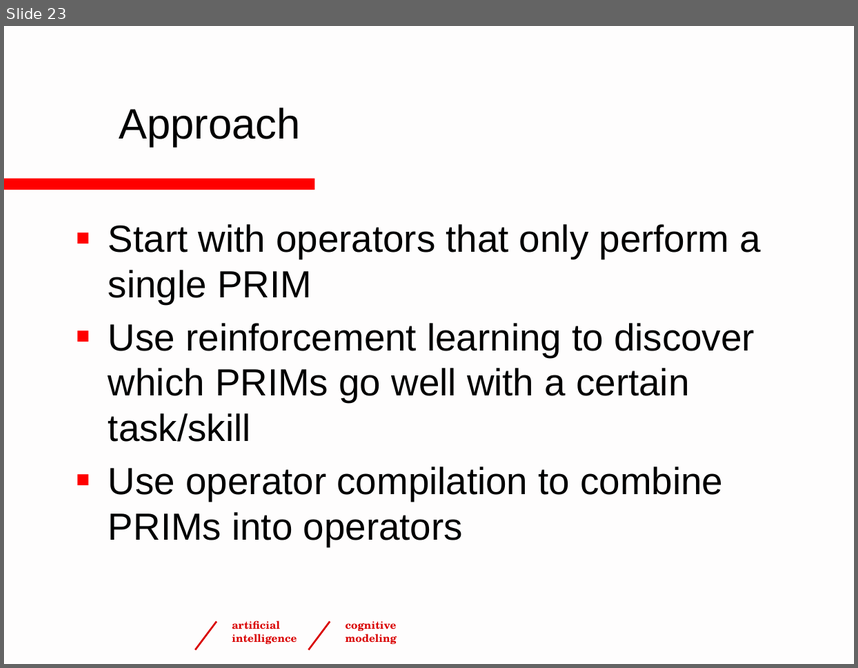
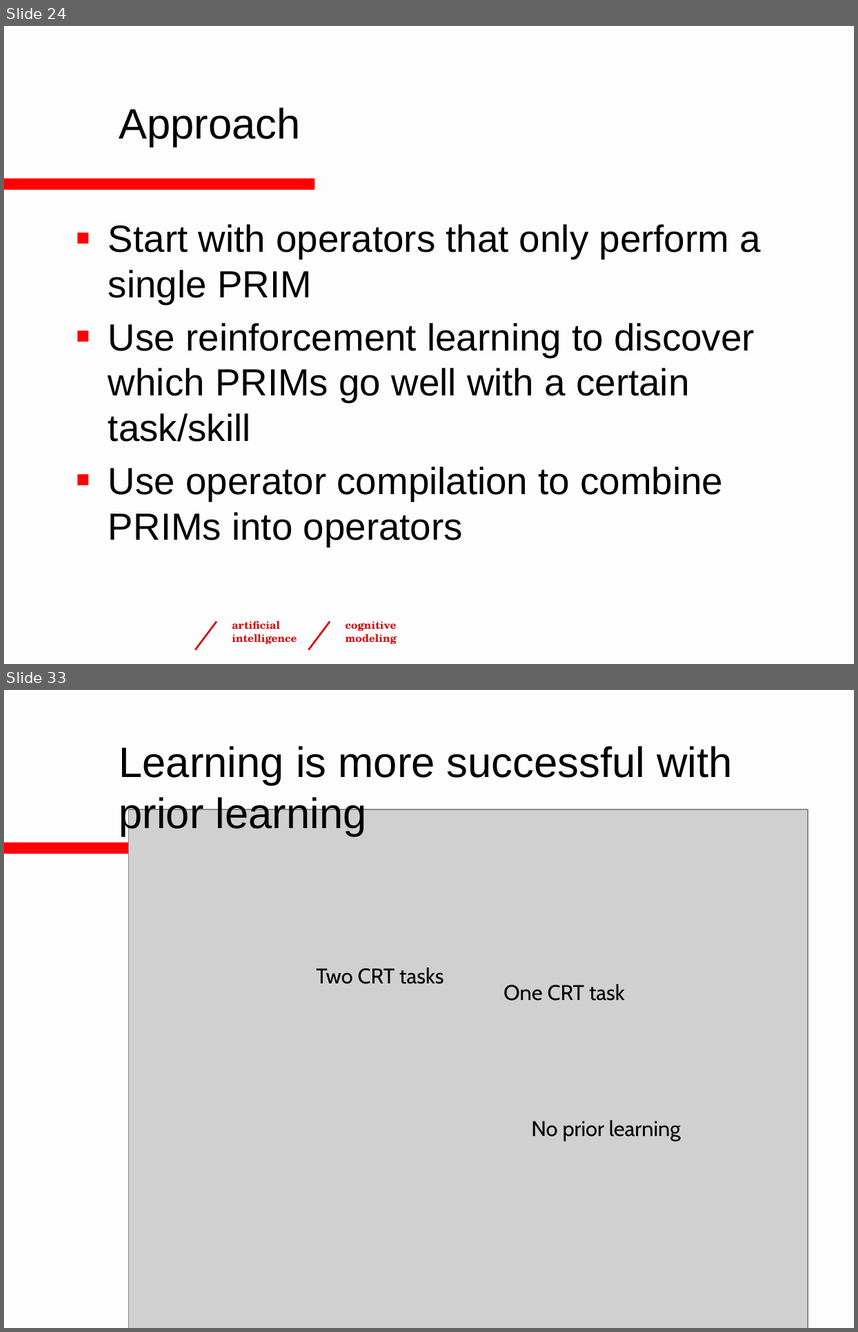
Before and after one commit to ntaatgen/PRIMs-Tutorial, a slide deck: PRIMsTutorial4.pptx. Shown one above the other, each under a label of ours: slide 23 before the commit, slides 24 and 33 after it; the slides between them are not shown. The pictures are 858x668 and 858x1332 pixels, drawn with LibreOffice and Linux fonts; fonts in the diff are those of the drawing; grey boxes stand for pictures; background and template pictures are left out. Boxes give left, top, right and bottom in pixels: in the first picture for what was removed or moved away, otherwise in the second. Text is boxed around its words. In the diff, an @@ line names an element or a change of style, - is before the commit and + after.

```diff
--- a/PRIMsTutorial4.pptx
+++ b/PRIMsTutorial4.pptx
@@ slide 33 added at box(4, 690, 854, 1328), background #FEFDFD; not listed: 1 template element that a slide beside it also shows @@
@@ title added at box(119, 746, 732, 836), 36 pt, text #000000 @@
+Learning is more successful with prior learning
@@ picture added at box(129, 810, 808, 1328) @@
@@ text added at box(316, 967, 444, 984), 18 pt, text #000000 @@
+Two CRT tasks
@@ text added at box(504, 984, 625, 1000), 18 pt, text #000000 @@
+One CRT task
@@ text added at box(531, 1120, 681, 1140), 18 pt, text #000000 @@
+No prior learning
@@ what was slide 23 is now slide 24 @@
```
Also in this commit, not shown: 3 slides changed, 8 other slides added, 1 slide removed.
